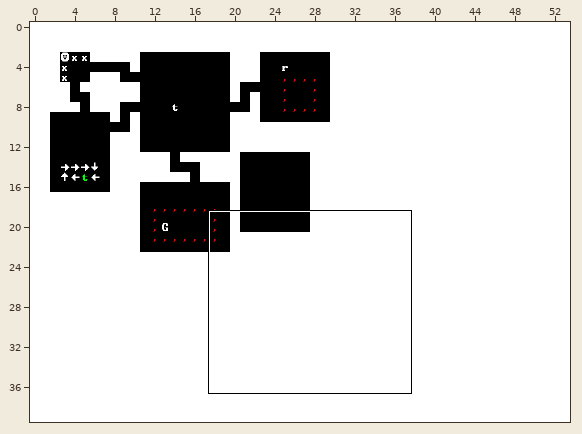
An edit to a level. Tiled map, exploratron/assets/map/robot_city.tmx. The first picture is a wide view before the edit; the outline marks the close-up.
Close-up. Earlier state:
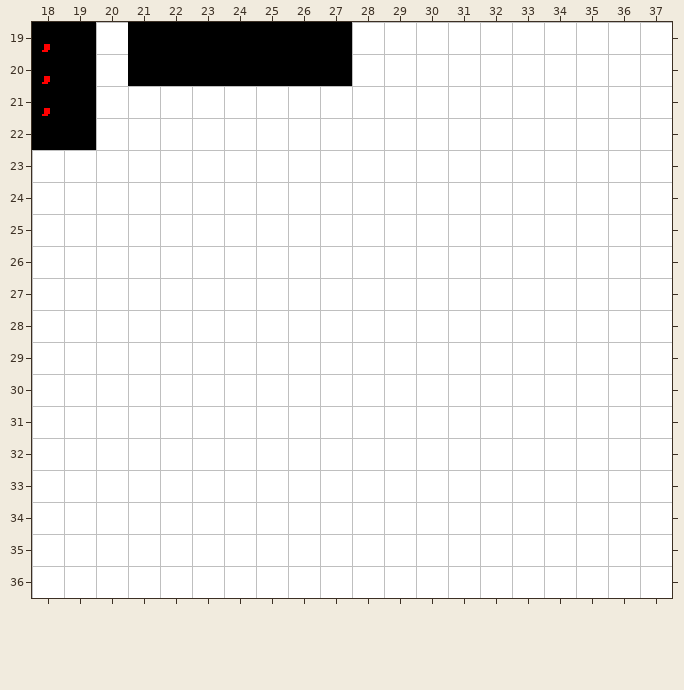
Cells are 16x16 px. Shown: x 18..37, y 19..36. The commit also changed other parts of the map, which this record leaves out.
The same view after the edit:
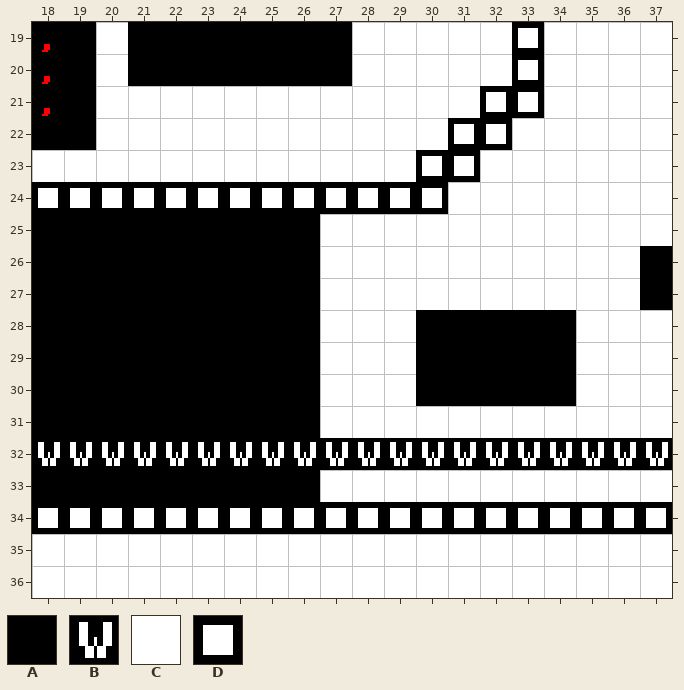
Key: from "tileset": A 0, B 87, C 219, D 254.
_ is an empty cell.
What changed:
Layer "terrain":
y 19..20: x 33 C -> D
y 21: x 32..33 CC -> DD
y 22: x 31..32 CC -> DD
y 23: x 30..31 CC -> DD
y 24: x 18..30 CCCCCCCCCCCCC -> DDDDDDDDDDDDD
y 25: x 18..26 CCCCCCCCC -> AAAAAAAAA
y 26..27: x 18..26 CCCCCCCCC -> AAAAAAAAA; x 37 C -> A
y 28..30: x 18..26 CCCCCCCCC -> AAAAAAAAA; x 30..34 CCCCC -> AAAAA
y 31: x 18..26 CCCCCCCCC -> AAAAAAAAA
y 32: x 18..37 CCCCCCCCCCCCCCCCCCCC -> BBBBBBBBBBBBBBBBBBBB
y 33: x 18..26 CCCCCCCCC -> AAAAAAAAA
y 34: x 18..37 CCCCCCCCCCCCCCCCCCCC -> DDDDDDDDDDDDDDDDDDDD
